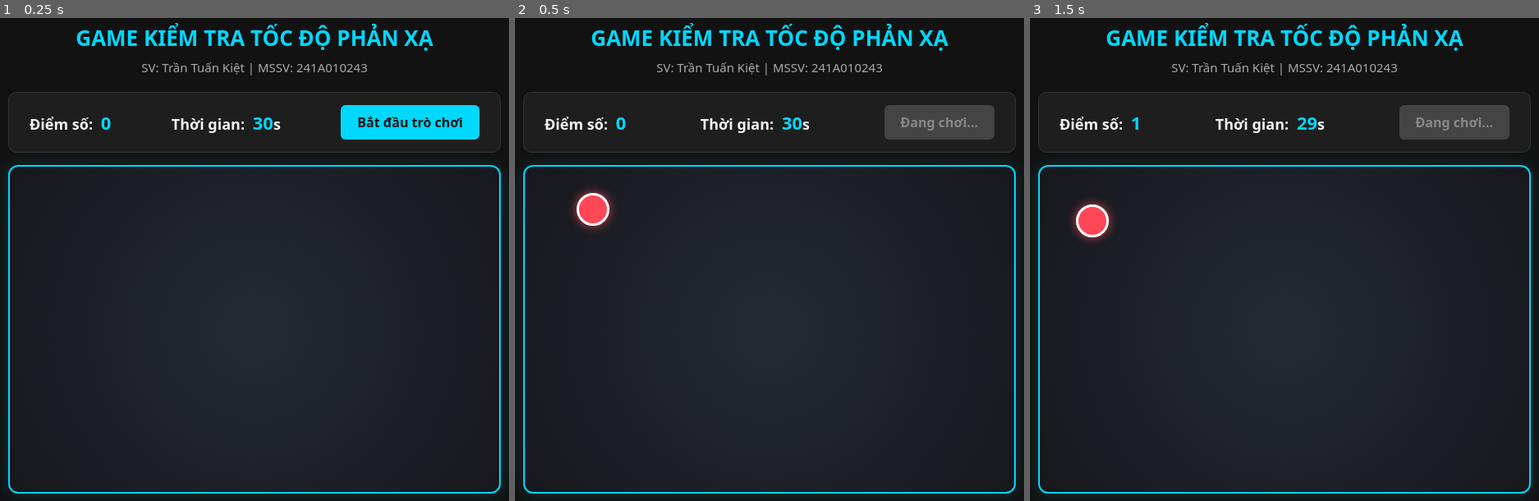
Above: before the commit, frames 1-3 (left to right).
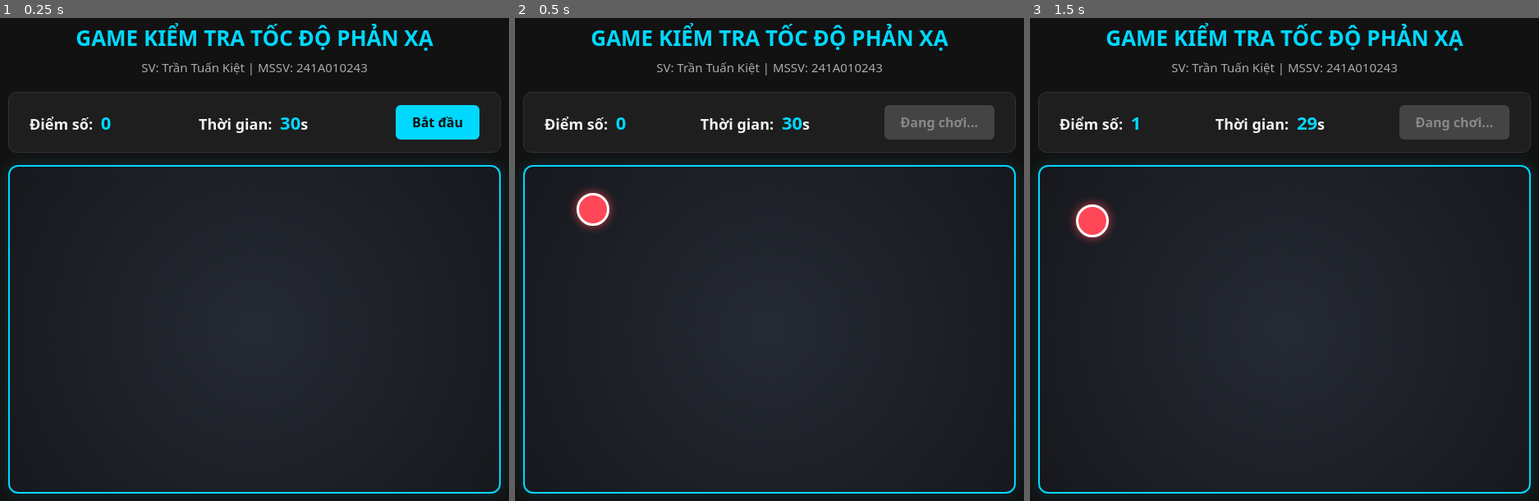
Above: after the commit, the same moments.

Repository: TraanKiet/Game
Game: browser game, page 241A010243bt23.html
Same seed, same stepped clock (60 frames per second), same inputs: the game is played once before the commit and once after it.
Inputs (mouse positions are in pixels of both pictures, inside the frame that each line leads up to):
- Up to frame 1 (0.25 s): no input
- Up to frame 2 (0.5 s): click "Bắt đầu trò chơi" (after the commit: "Bắt đầu") at 0.27 s
- Up to frame 3 (1.5 s): click (1340, 423) at 1.27 s

The runs differ from the first frame. In frame 1, 1.3% of the frame differs, in the area x 33-91%, y 18-26%; in frame 2, nothing differs; in frame 3, nothing differs.

Commit message:
update

Diff:
--- a/241A010243bt23.html
+++ b/241A010243bt23.html
@@ -145,7 +145,7 @@
     <div class="dashboard">
       <div class="stat-box">Điểm số: <span id="score">0</span></div>
       <div class="stat-box">Thời gian: <span id="time">30</span>s</div>
-      <button id="startBtn">Bắt đầu trò chơi</button>
+      <button id="startBtn">Bắt đầu</button>
     </div>
 
     <div id="arena">
Not shown, removed: README.md
